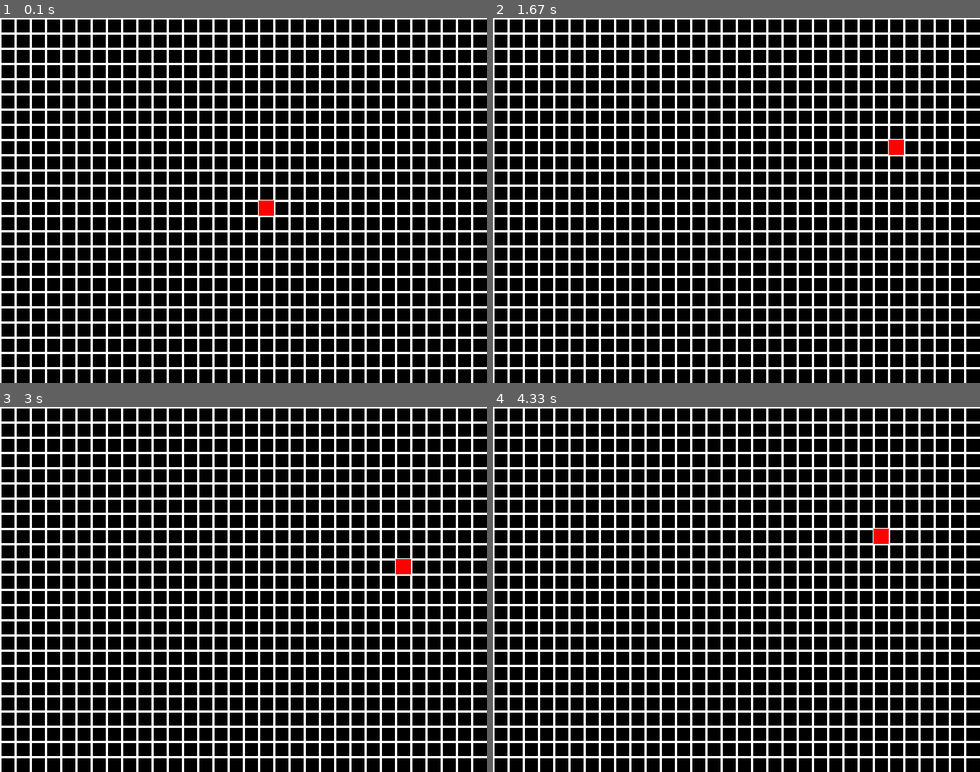
Above: before the commit, frames 1-4 (two rows, left to right).
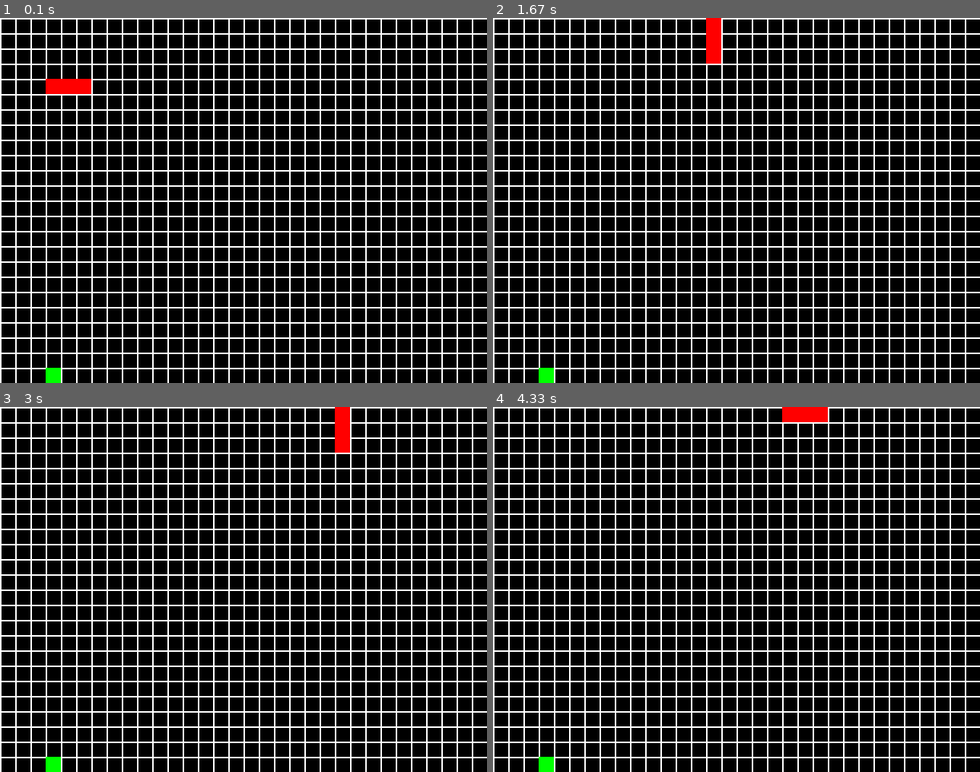
Above: after the commit, the same moments.

Repository: rozza368/pygame-snake
Game: pygame game, started from main.py
The game is run twice, just before and just after one commit, with the same random seed, the same clock (stepped at 60 frames per second) and the same inputs.
Inputs:
- Up to frame 1 (0.1 s): no input
- Up to frame 2 (1.67 s): tap Enter at 0.33 s; hold Right 0.67-1.13 s; hold Up 1.17-1.63 s
- Up to frame 3 (3 s): hold Right 1.67-2.13 s; hold Left 2.17-2.7 s; hold Down from 2.73 s (still down)
- Up to frame 4 (4.33 s): release Down at 3.07 s; hold Left 3.1-3.5 s; hold Up 3.53-3.9 s; hold Right from 3.93 s (still down)

The runs differ from the first frame. In frame 1, 9.0% of the frame differs, in the area x 0-100%, y 0-100%; in frame 2, 9.0%; in frame 3, 9.0%; in frame 4, 9.0%.

Commit message:
Added snake functionality

Diff:
--- a/main.py
+++ b/main.py
@@ -2,6 +2,7 @@
 from pygame.locals import *
 
 import random
+import copy
 
 
 class Game:
@@ -24,7 +25,9 @@
         }
 
         self.snake = [
-            [self.max_w // 2, self.max_h // 2]
+            [4, 4],
+            [3, 4],
+            [2, 4]
         ]
 
         self.create_apple()
@@ -36,14 +39,19 @@
 
     def create_apple(self):
         while True:
-            self.apple_pos = [random.randint(0, self.max_w), random.randint(0, self.max_h)]
+            self.apple_pos = [random.randint(0, self.max_w-1), random.randint(0, self.max_h-1)]
             if not self.apple_pos in self.snake:
-                print("apple created")
                 break
-            print("apple", self.apple_pos)
+
+
+    def game_over(self):
+        # placeholder
+        pygame.quit()
+        exit()
 
 
     def main(self):
+        keep_last = False
         self.direction = "r"
 
         while True:
@@ -54,44 +62,61 @@
                 if event.type == KEYDOWN:
                     print("key pressed")
 
-                    if event.key == K_UP:
+                    if event.key == K_UP and not self.direction == "d":
                         self.direction = "u"
-                    elif event.key == K_DOWN:
+                    elif event.key == K_DOWN and not self.direction == "u":
                         self.direction = "d"
-                    elif event.key == K_LEFT:
+                    elif event.key == K_LEFT and not self.direction == "r":
                         self.direction = "l"
-                    elif event.key == K_RIGHT:
+                    elif event.key == K_RIGHT and not self.direction == "l":
                         self.direction = "r"
                     print(self.direction)
 
             self.display.fill(self.colors["BLACK"])
 
+            # which direction the snake should go, change the head
+            new_head = copy.deepcopy(self.snake)[0]
+
             if self.direction == "l":
-                self.snake[0][0] -= 1
+                new_head[0] -= 1
             elif self.direction == "r":
-                self.snake[0][0] += 1
+                new_head[0] += 1
             elif self.direction == "u":
-                self.snake[0][1] -= 1
+                new_head[1] -= 1
             elif self.direction == "d":
-                self.snake[0][1] += 1
+                new_head[1] += 1
 
+            self.snake.insert(0, new_head)
+            if not keep_last:
+                del self.snake[-1]
+            keep_last = False
+
+            # apple collision
             if self.snake[0] == self.apple_pos:
                 self.points += 1
                 self.create_apple()
+                keep_last = True
+
+            ### START DRAWING
 
             # draw vertical lines
             for i in range(0, self.sw, self.grid_size):
-                pygame.draw.line(self.display, self.colors["WHITE"], (i, 0), (i, self.sh), 3)
+                pygame.draw.line(self.display, self.colors["WHITE"], (i, 0), (i, self.sh), 2)
 
             # draw horizontal lines
             for i in range(0, self.sh, self.grid_size):
-                pygame.draw.line(self.display, self.colors["WHITE"], (0, i), (self.sw, i), 3)
+                pygame.draw.line(self.display, self.colors["WHITE"], (0, i), (self.sw, i), 2)
 
-            pygame.draw.rect(self.display, self.colors["RED"], (self.adjust_coords(self.snake[0]), (self.grid_size, self.grid_size)))
+            # draw snake
+            for segment in self.snake:
+                pygame.draw.rect(self.display, self.colors["RED"], (self.adjust_coords(segment), (self.grid_size, self.grid_size)))
 
+            # draw apple
             pygame.draw.rect(self.display, self.colors["GREEN"], (self.adjust_coords(self.apple_pos), (self.grid_size, self.grid_size)))
 
-            print(self.snake[0], self.apple_pos)
+            ### END DRAWING
+
+            # print(self.snake[0], self.apple_pos)
             pygame.display.flip()
             self.clock.tick(self.fps)
 
